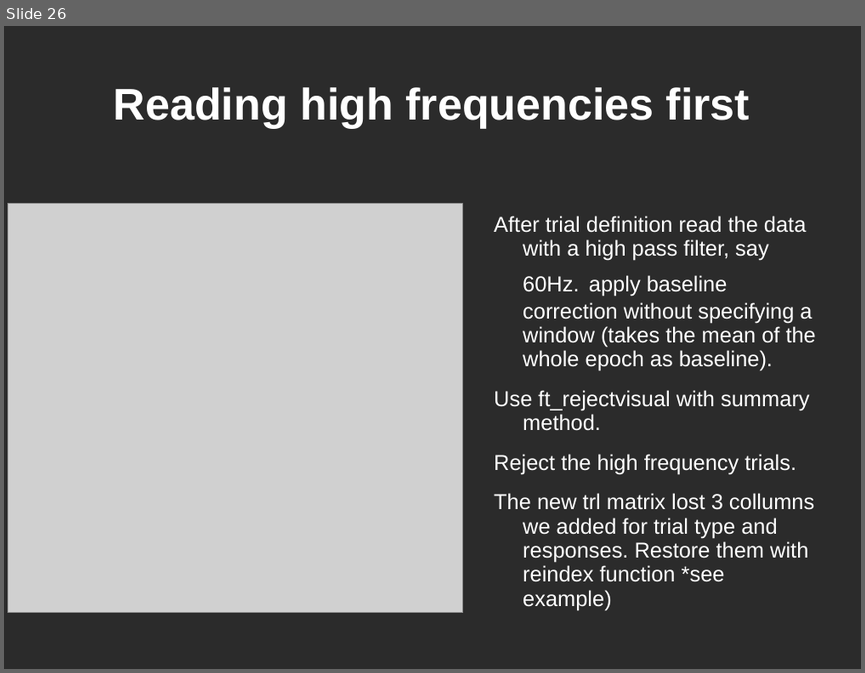
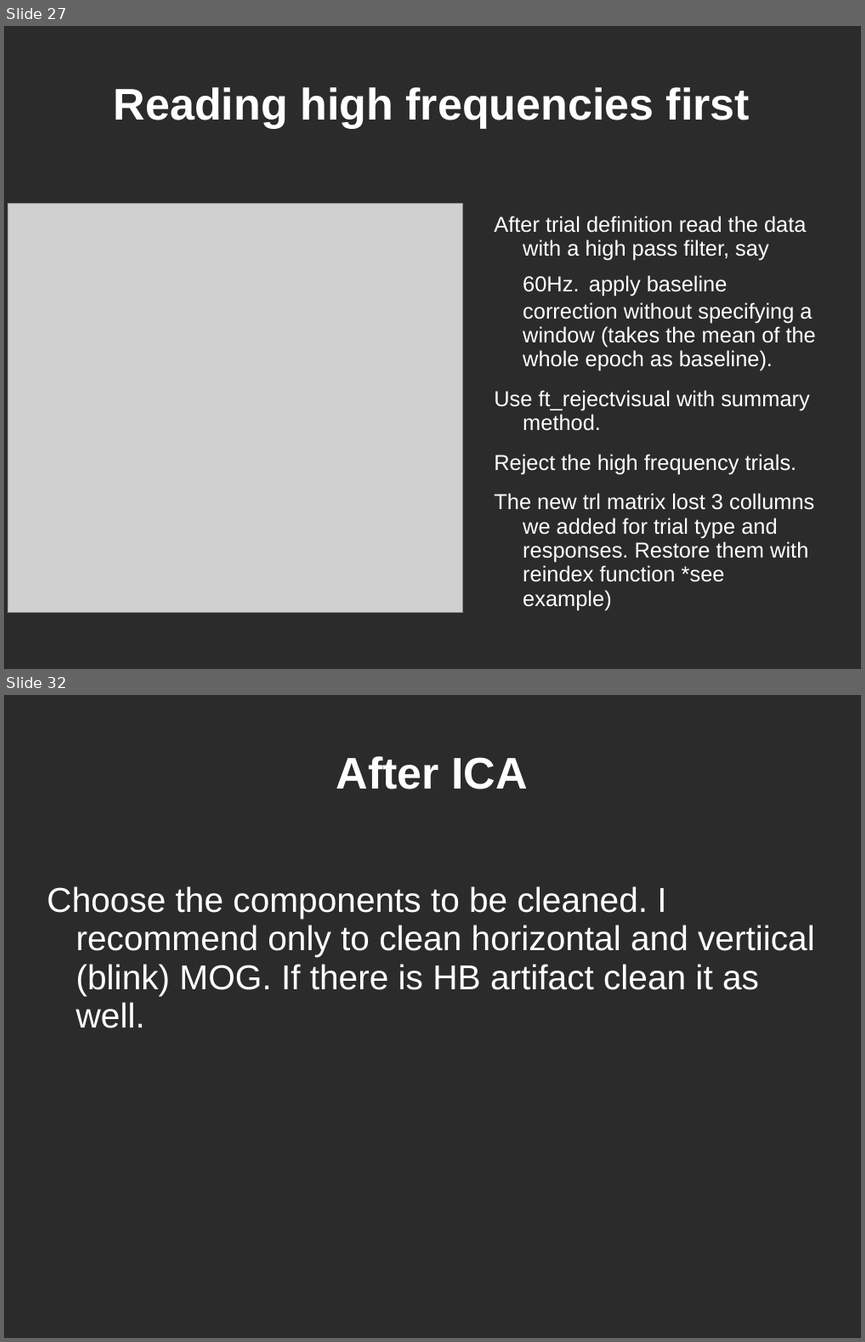
Before and after one commit to yuval-harpaz/work-drafts, a slide deck: docs/Tutorial4Begginers.ppt. Shown one above the other, each under a label of ours: slide 26 before the commit, slides 27 and 32 after it; the slides between them are not shown. The pictures are 865x673 and 865x1342 pixels, drawn with LibreOffice and Linux fonts; fonts in the diff are those of the drawing; grey boxes stand for pictures; background and template pictures are left out; a plain dark background stands for a picture behind light text. Boxes give left, top, right and bottom in pixels: in the first picture for what was removed or moved away, otherwise in the second. Text is boxed around its words. In the diff, an @@ line names an element or a change of style, - is before the commit and + after.

```diff
--- a/docs/Tutorial4Begginers.ppt
+++ b/docs/Tutorial4Begginers.ppt
@@ slide 32 added at <box>4,695,861,1338</box>, background picture (left out) @@
@@ title added at <box>336,756,528,789</box>, 41 pt, text #FFFFFF, bold @@
+After ICA
@@ text added at <box>46,886,815,1028</box>, 32 pt, text #FFFFFF @@
+Choose the components to be cleaned. I recommend only to clean horizontal and vertiical (blink) MOG. If there is HB artifact clean it as well.
@@ what was slide 26 is now slide 27 @@
```
Also in this commit, not shown: 4 slides changed, 6 other slides added.
